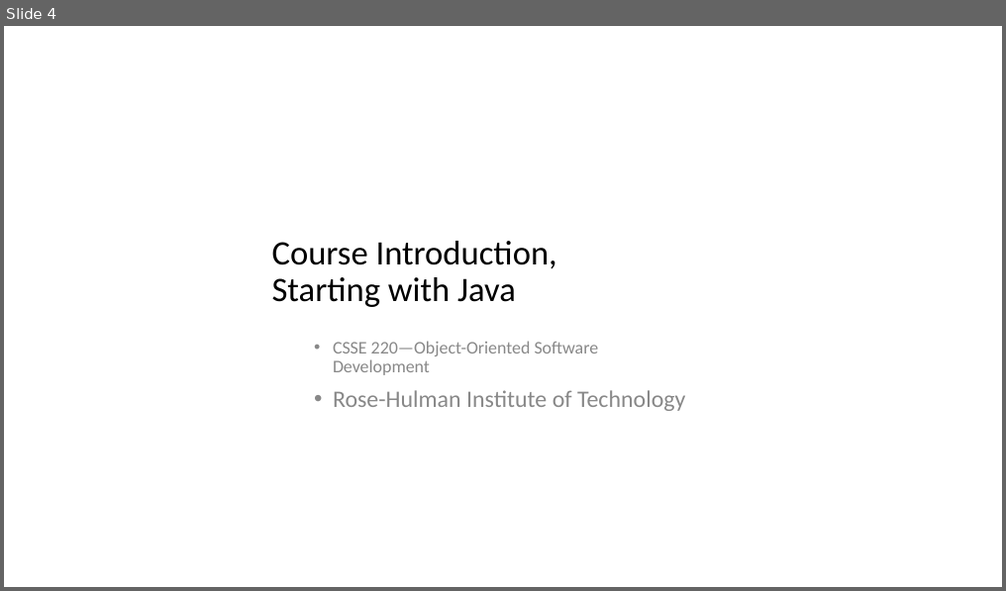
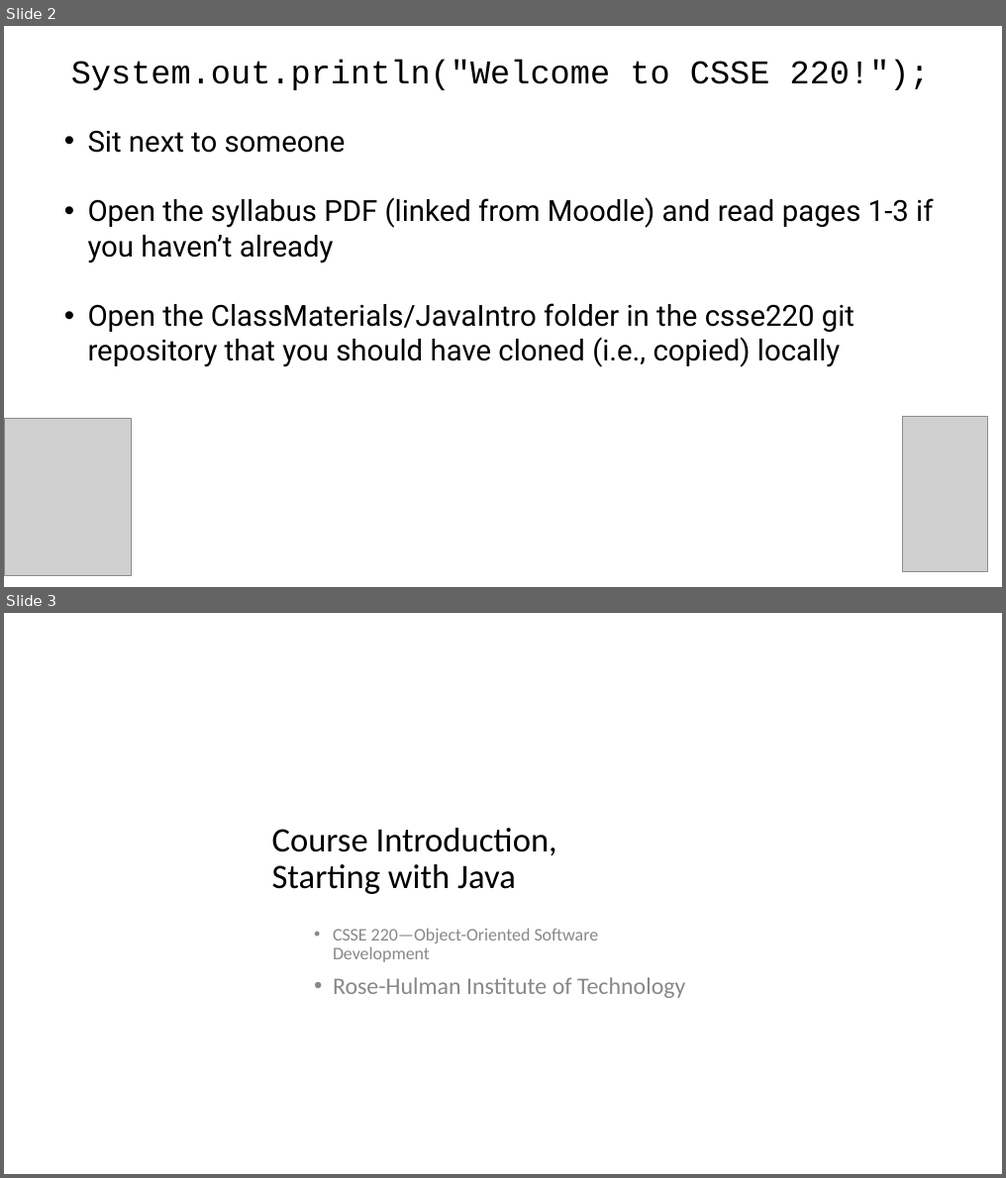
Before and after one commit to RHIT-CSSE/csse220, a slide deck: ClassMaterials/JavaIntro/Slides/Part1-InstructorIntro.pptx. Shown one above the other, each under a label of ours: slide 4 before the commit, slides 2 and 3 after it. The pictures are 1006x591 and 1006x1178 pixels, drawn with LibreOffice and Linux fonts; fonts in the diff are those of the drawing; grey boxes stand for pictures. Boxes give left, top, right and bottom in pixels: in the first picture for what was removed or moved away, otherwise in the second. Text is boxed around its words. In the diff, an @@ line names an element or a change of style, - is before the commit and + after.

Commit message:
Update JavaIntro slides for genAI and IntelliJ

```diff
--- a/ClassMaterials/JavaIntro/Slides/Part1-InstructorIntro.pptx
+++ b/ClassMaterials/JavaIntro/Slides/Part1-InstructorIntro.pptx
@@ slide 2 added at [4, 26, 1002, 587], background #FFFFFF @@
@@ title added at [71, 59, 930, 90], 32 pt, text #000000 @@
+System.out.println("Welcome to CSSE 220!");
@@ text added at [88, 130, 933, 368], 28 pt, text #000000 @@
+• Sit next to someone
+• Open the syllabus PDF (linked from Moodle) and read pages 1-3 if you haven’t already
+• Open the ClassMaterials/JavaIntro folder in the csse220 git repository that you should have cloned (i.e., copied) locally
@@ picture added at [4, 419, 132, 575] @@
@@ picture added at [902, 417, 987, 571] @@
@@ what was slide 4 is now slide 3 @@
```
Also in this commit, not shown: 6 slides changed, 7 other slides added, 5 slides removed, 3 other files.
